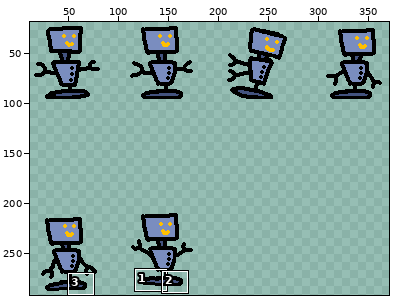
Sprite sheet -- images/guy3.png. The first picture is a wide view before the edit; the outline marks the close-up.
Close-up. Before:
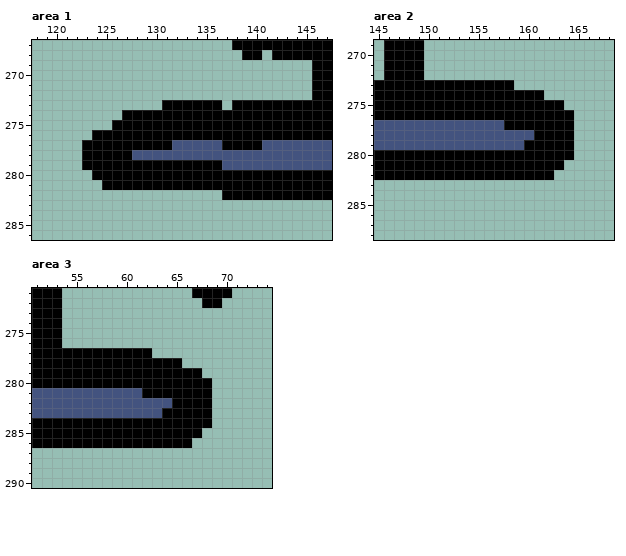
The file is 384x192 pixels. Shown: area 1: x 118..147, y 267..286; area 2: x 145..168, y 269..288; area 3: x 51..74, y 271..290. The old version is drawn lined up with the new one. The wide view leaves out empty margins. The commit also changed other parts of the picture, which this record leaves out.
Now the later version:
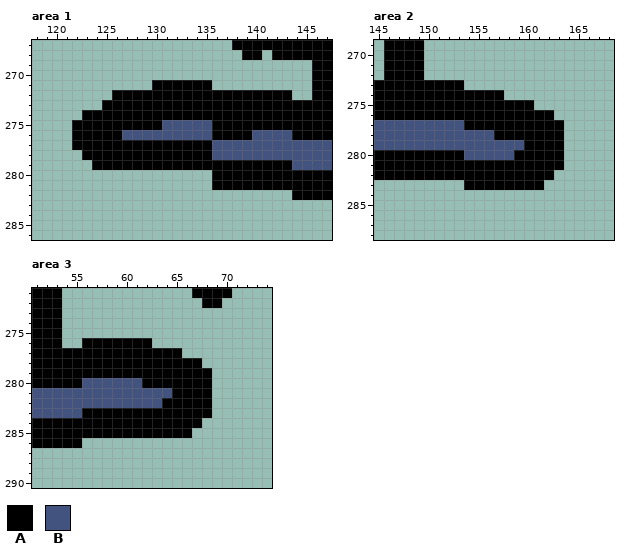
Palette (. is transparent): A #000000  B #43537f
The edit:
canvas 384x192 -> 384x384; drawings rearranged on the sheet (the old picture shows each at its new place)
--- area 1
@@ x 118..147 @@
 270 ............................AA
-271 ............................AA
-272 ............................AA
-273 .............AAAAAA.AAAAAAAAAA
-274 .........AAAAAAAAAAAAAAAAAAAAA
-275 ........AAAAAAAAAAAAAAAAAAAAAA
-276 ......AAAAAAAAAAAAAAAAAAAAAAAA
-277 .....AAAAAAAAABBBBBAAAABBBBBBB
-278 .....AAAAABBBBBBBBBBBBBBBBBBBB
-279 .....AAAAAAAAAAAAAABBBBBBBBBBB
-280 ......AAAAAAAAAAAAAAAAAAAAAAAA
-281 .......AAAAAAAAAAAAAAAAAAAAAAA
-282 ...................AAAAAAAAAAA
+271 ............AAAAAA..........AA
+272 ........AAAAAAAAAAAAAAAAAA..AA
+273 .......AAAAAAAAAAAAAAAAAAAAAAA
+274 .....AAAAAAAAAAAAAAAAAAAAAAAAA
+275 ....AAAAAAAAABBBBBAAAAAAAAAAAA
+276 ....AAAAABBBBBBBBBAAAABBBBAAAA
+277 ....AAAAAAAAAAAAAABBBBBBBBBBBB
+278 .....AAAAAAAAAAAAABBBBBBBBBBBB
+279 ......AAAAAAAAAAAAAAAAAAAABBBB
+280 ..................AAAAAAAAAAAA
+281 ..................AAAAAAAAAAAA
+282 ..........................AAAA
 283 ..............................
--- area 2
@@ x 152..166 @@
 272 ...............
-273 AAAAAAA........
-274 AAAAAAAAAA.....
-275 AAAAAAAAAAAA...
-276 AAAAAAAAAAAAA..
-277 BBBBBBAAAAAAA..
-278 BBBBBBBBBAAAA..
-279 BBBBBBBBAAAAA..
-280 AAAAAAAAAAAAA..
+273 AA.............
+274 AAAAAA.........
+275 AAAAAAAAA......
+276 AAAAAAAAAAA....
+277 BBAAAAAAAAAA...
+278 BBBBBAAAAAAA...
+279 BBBBBBBBAAAA...
+280 AABBBBBAAAAA...
 281 AAAAAAAAAAAA...
 282 AAAAAAAAAAA....
-283 ...............
+283 ..AAAAAAAA.....
 284 ...............
--- area 3
@@ x 51..74 @@
 275 AAA.....................
-276 AAA.....................
-277 AAAAAAAAAAAA............
-278 AAAAAAAAAAAAAAA.........
-279 AAAAAAAAAAAAAAAAA.......
-280 AAAAAAAAAAAAAAAAAA......
-281 BBBBBBBBBBBAAAAAAA......
-282 BBBBBBBBBBBBBBAAAA......
-283 BBBBBBBBBBBBBAAAAA......
-284 AAAAAAAAAAAAAAAAAA......
-285 AAAAAAAAAAAAAAAAA.......
-286 AAAAAAAAAAAAAAAA........
+276 AAA..AAAAAAA............
+277 AAAAAAAAAAAAAAA.........
+278 AAAAAAAAAAAAAAAAA.......
+279 AAAAAAAAAAAAAAAAAA......
+280 AAAAABBBBBBAAAAAAA......
+281 BBBBBBBBBBBBBBAAAA......
+282 BBBBBBBBBBBBBAAAAA......
+283 BBBBBAAAAAAAAAAAAA......
+284 AAAAAAAAAAAAAAAAA.......
+285 AAAAAAAAAAAAAAAA........
+286 AAAAA...................
 287 ........................
